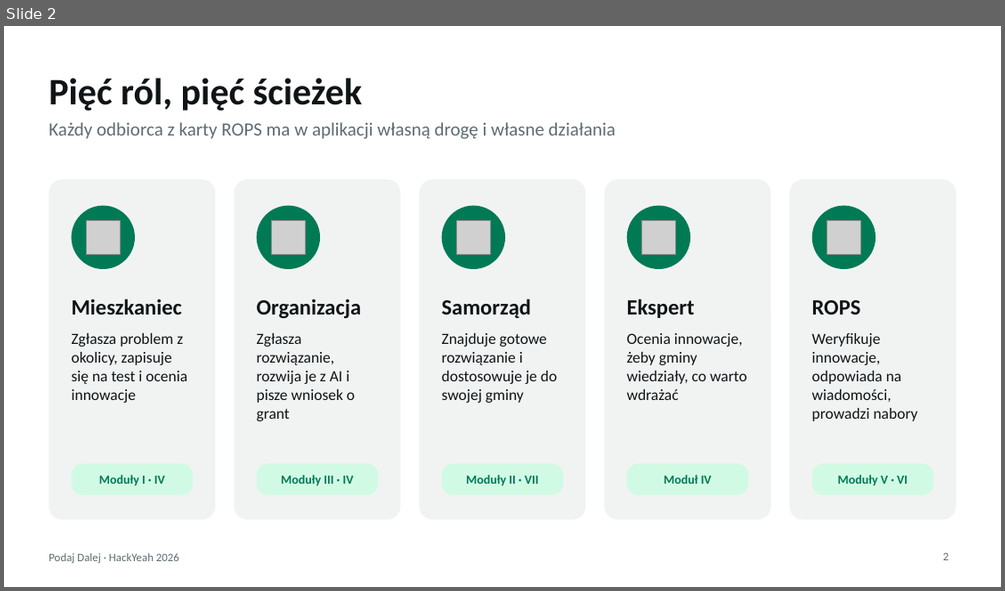
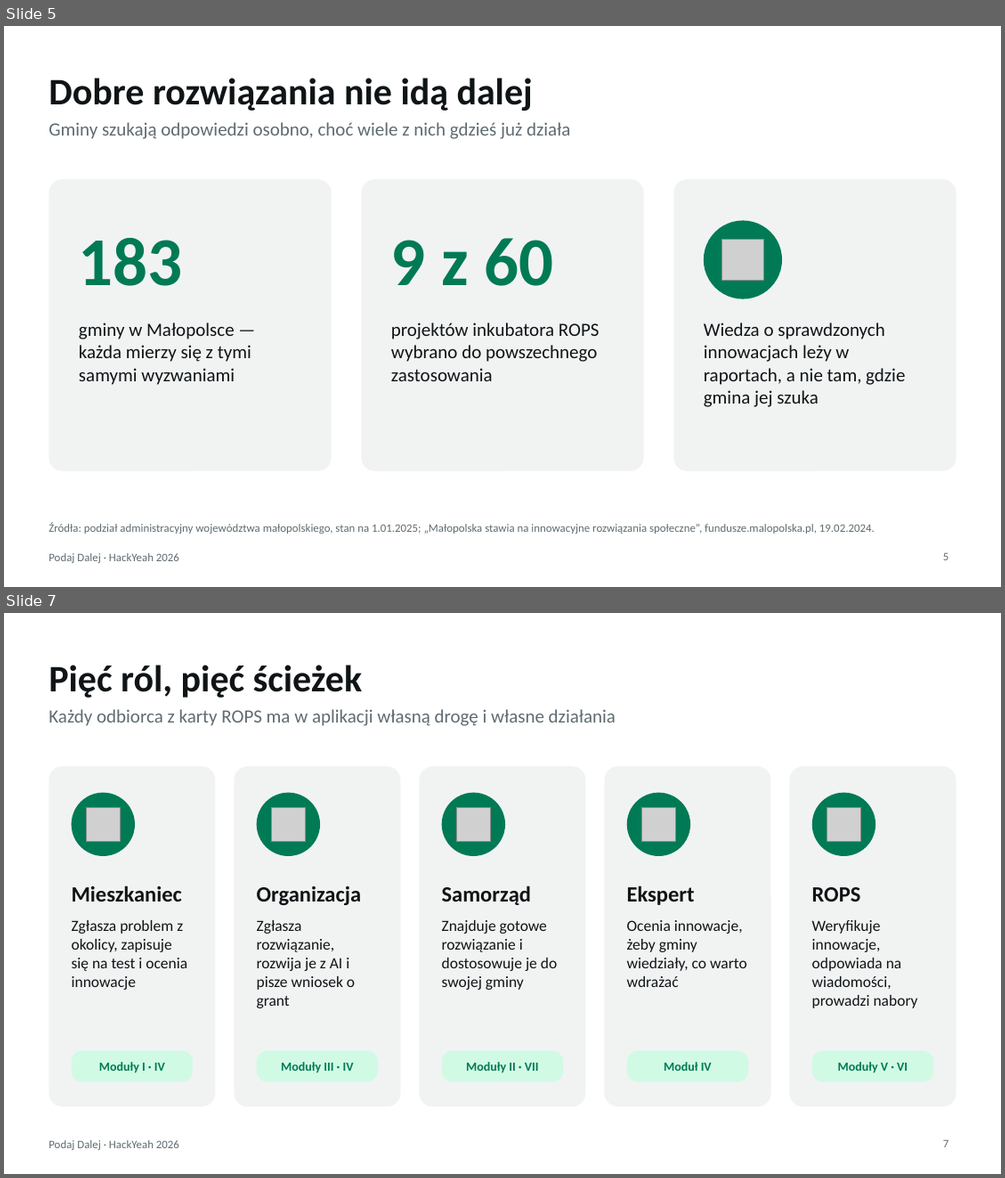
Before and after one commit to VP859/dombasiarze_hackyeah_2026, a slide deck: prezentacja/Podaj-Dalej-role.pptx. Shown one above the other, each under a label of ours: slide 2 before the commit, slides 5 and 7 after it; the slides between them are not shown. The pictures are 1005x591 and 1005x1178 pixels, drawn with LibreOffice and Linux fonts; fonts in the diff are those of the drawing; grey boxes stand for pictures. Boxes give left, top, right and bottom in pixels: in the first picture for what was removed or moved away, otherwise in the second. Text is boxed around its words. In the diff, an @@ line names an element or a change of style, - is before the commit and + after.

```diff
--- a/prezentacja/Podaj-Dalej-role.pptx
+++ b/prezentacja/Podaj-Dalej-role.pptx
@@ slide 5 added at (x1=4, y1=26, x2=1001, y2=587), background #FFFFFF; not listed: 1 template element that a slide beside it also shows @@
@@ title added at (x1=48, y1=78, x2=533, y2=111), 36 pt, text #0F1416, bold @@
+Dobre rozwiązania nie idą dalej
@@ text added at (x1=48, y1=122, x2=570, y2=139), 18 pt, text #5E6C72 @@
+Gminy szukają odpowiedzi osobno, choć wiele z nich gdzieś już działa
@@ rounded rectangle added at (x1=48, y1=179, x2=332, y2=471), fill #F1F3F3 @@
@@ rounded rectangle added at (x1=362, y1=179, x2=644, y2=471), fill #F1F3F3 @@
@@ rounded rectangle added at (x1=674, y1=179, x2=956, y2=471), fill #F1F3F3 @@
@@ text added at (x1=79, y1=238, x2=183, y2=286), 66 pt, text #007A55, bold @@
+183
@@ text added at (x1=391, y1=238, x2=553, y2=286), 66 pt, text #007A55, bold @@
+9 z 60
@@ ellipse added at (x1=704, y1=220, x2=783, y2=299), fill #007A55 @@
@@ picture added at (x1=722, y1=239, x2=764, y2=281) @@
@@ text added at (x1=79, y1=322, x2=251, y2=385), 18 pt, text #0F1416 @@
+gminy w Małopolsce — każda mierzy się z tymi samymi wyzwaniami
@@ text added at (x1=391, y1=322, x2=599, y2=381), 18 pt, text #0F1416 @@
+projektów inkubatora ROPS wybrano do powszechnego zastosowania
@@ text added at (x1=704, y1=322, x2=905, y2=407), 18 pt, text #0F1416 @@
+Wiedza o sprawdzonych innowacjach leży w raportach, a nie tam, gdzie gmina jej szuka
@@ text added at (x1=48, y1=522, x2=874, y2=533), 11 pt, text #5E6C72 @@
+Źródła: podział administracyjny województwa małopolskiego, stan na 1.01.2025; „Małopolska stawia na innowacyjne rozwiązania społeczne”, fundusze.malopolska.pl, 19.02.2024.
@@ page number added at (x1=943, y1=553, x2=948, y2=560), 11 pt, text #5E6C72 @@
+5
@@ what was slide 2 is now slide 7 @@
```
Also in this commit, not shown: 1 slide changed, 9 other slides added, 8 other files.
